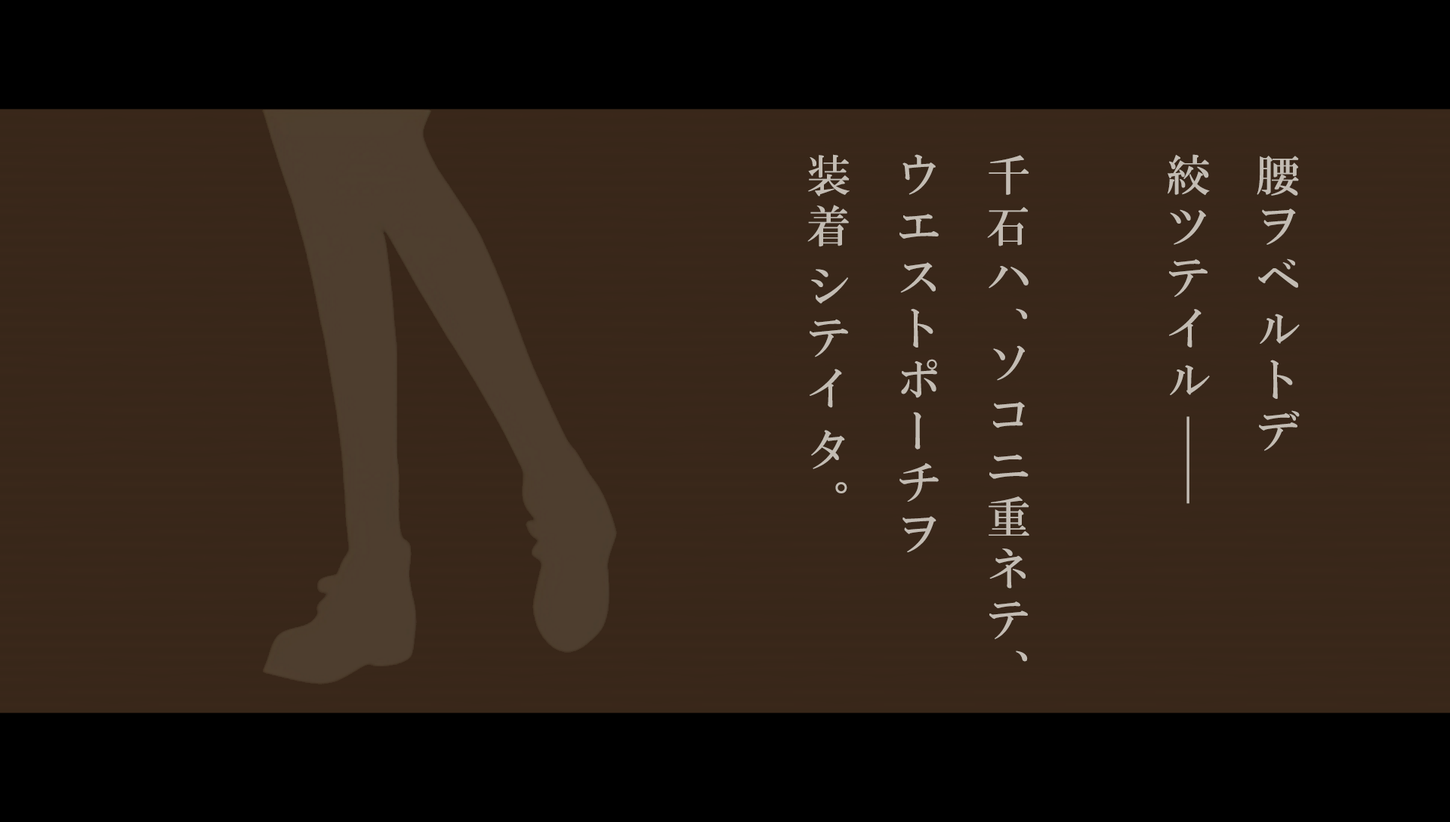
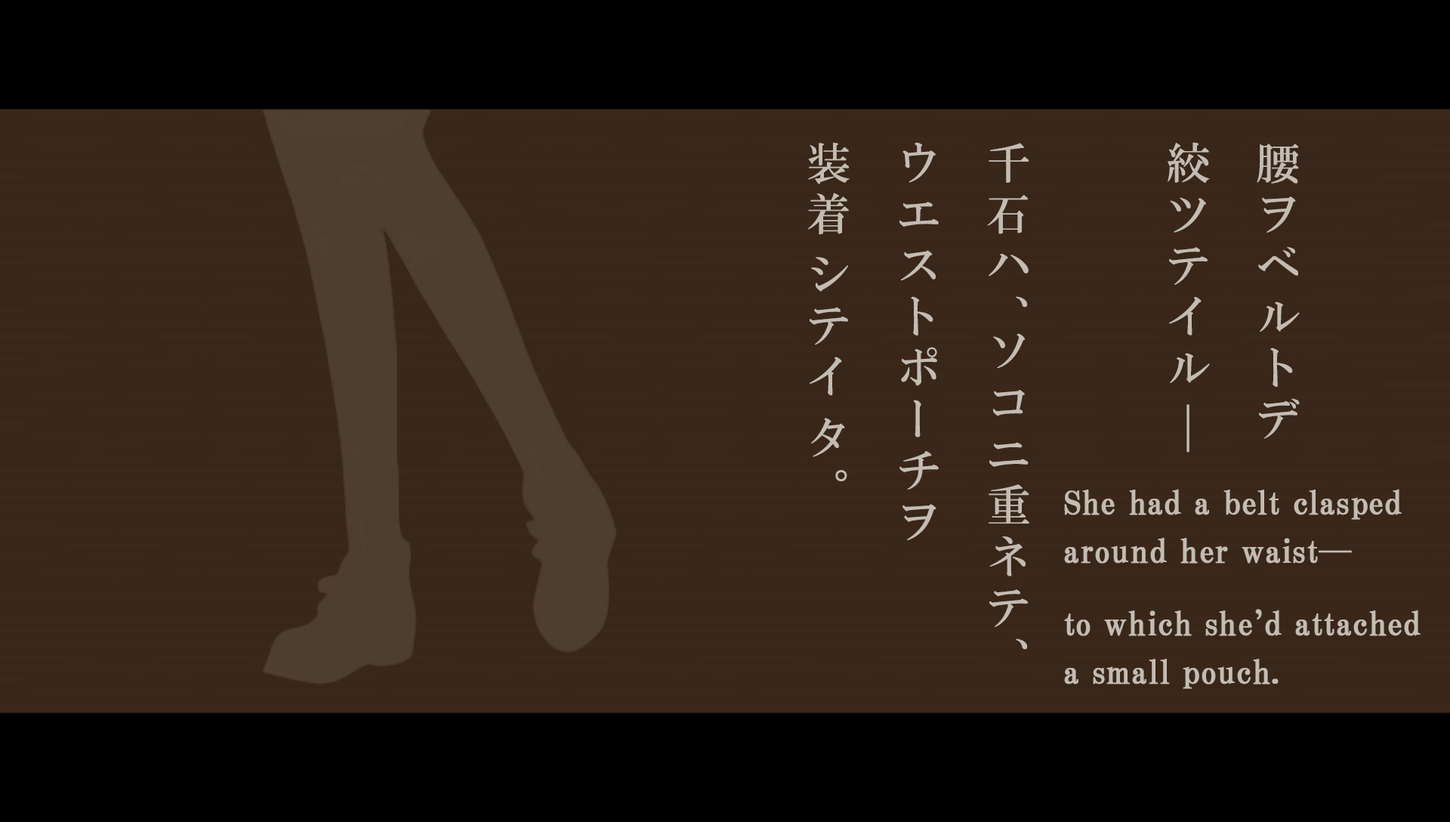
Layers edited between the first and the second 1450 × 822 image:
painted on "腰ヲベルトデ 絞ツテイル| 千石ハ、ソコニ重ネテ、 ウエストポーチヲ 装着シテイタ。" over (807, 141, 1300, 662)
added layer "She had a belt clasped around her waist─ to which she’d attache" above "Untitled2" over (1064, 488, 1421, 689)
